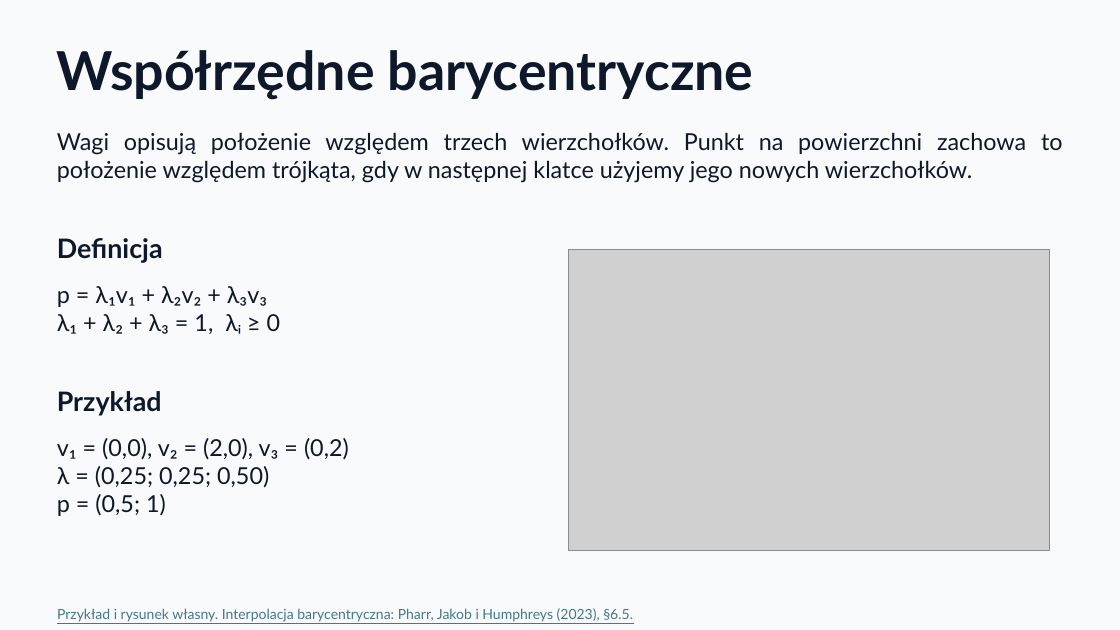
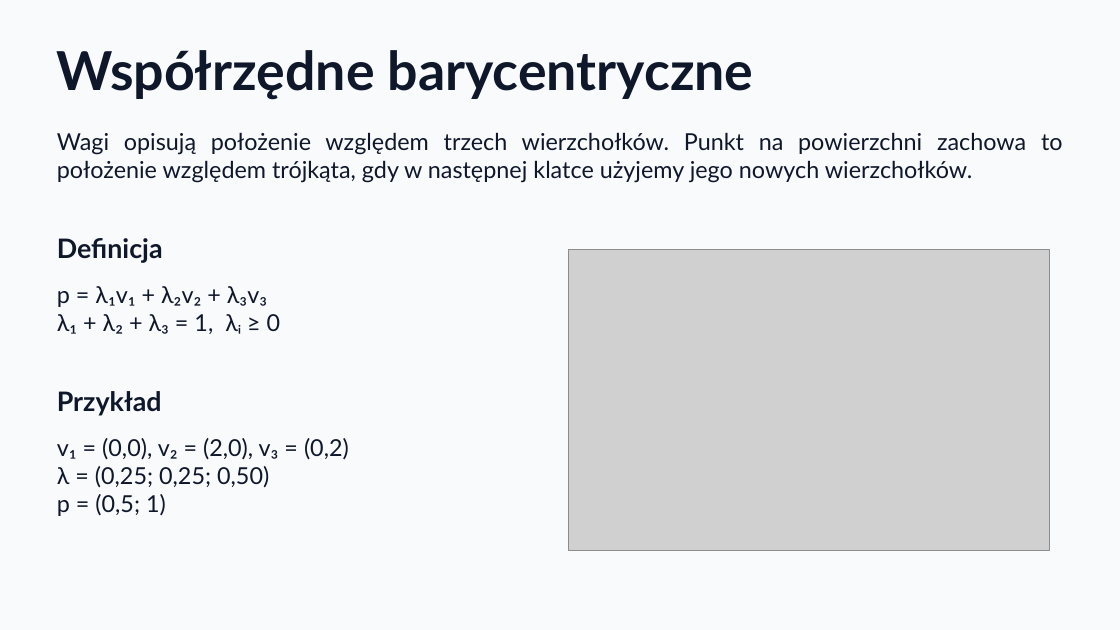
Before and after one commit to KajetanOzog/lab_6, a slide deck: slide 45 of prezentacja.pptx. Drawn at 1120x630 pixels with LibreOffice and Linux fonts; fonts in the diff are those of the drawing; grey boxes stand for pictures. Boxes give left, top, right and bottom in pixels: in the first picture for what was removed or moved away, otherwise in the second. Text is boxed around its words. In the diff, an @@ line names an element or a change of style, - is before the commit and + after.

```diff
--- a/prezentacja.pptx
+++ b/prezentacja.pptx
@@ text removed at bbox=[57, 608, 633, 622] @@
-Przykład i rysunek własny. Interpolacja barycentryczna: Pharr, Jakob i Humphreys (2023), §6.5.
```
Also in this commit, not shown: 15 other slides changed, 2 other files.
